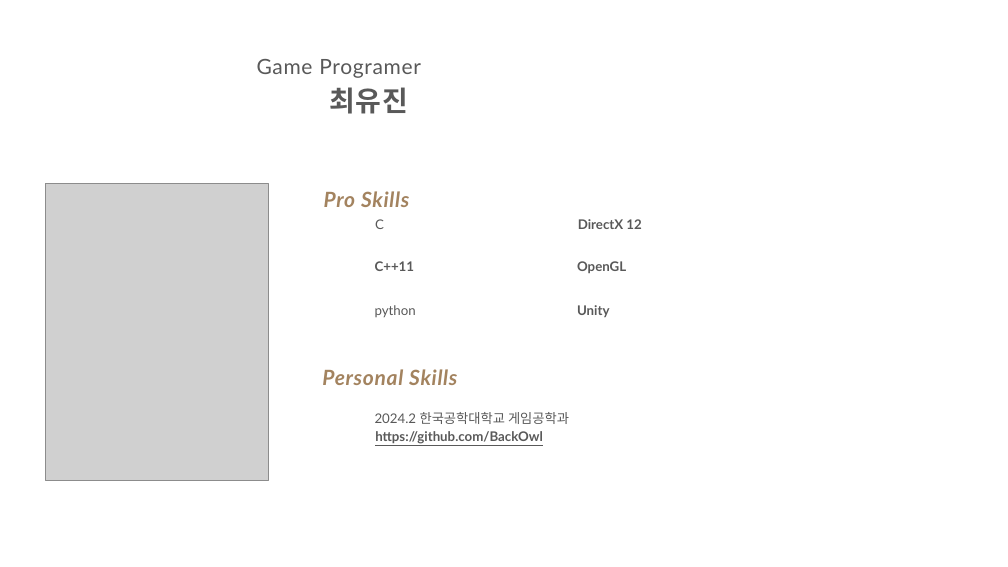
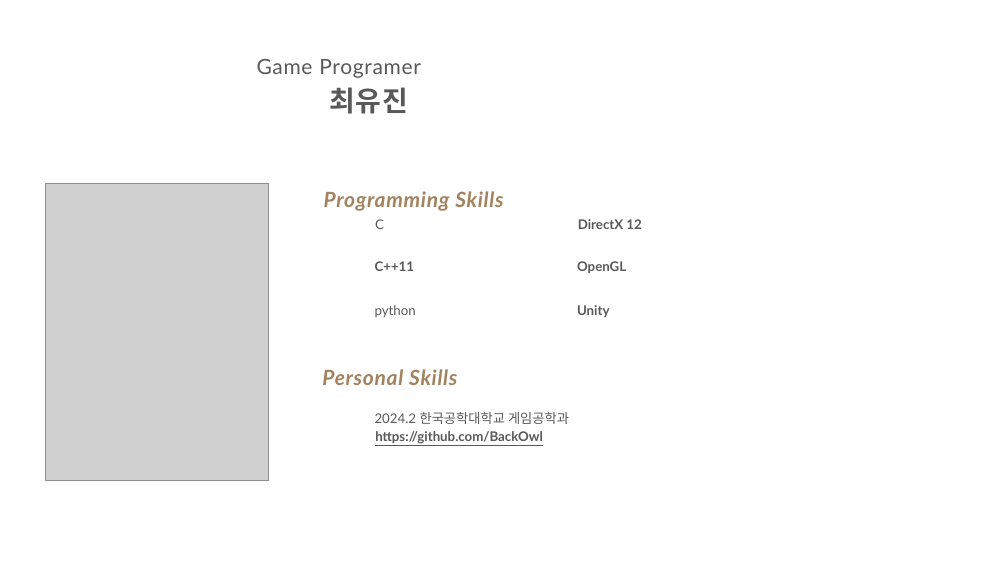
Before and after one commit to Leesiw/StarGiant, a slide deck: slide 2 of 포트폴리오/최유진 포트폴리오2.pptx. Drawn at 1008x567 pixels with LibreOffice and Linux fonts; fonts in the diff are those of the drawing; grey boxes stand for pictures; background and template pictures are left out. Boxes give left, top, right and bottom in pixels: in the first picture for what was removed or moved away, otherwise in the second. Text is boxed around its words. In the diff, an @@ line names an element or a change of style, - is before the commit and + after.

```diff
--- a/포트폴리오/최유진 포트폴리오2.pptx
+++ b/포트폴리오/최유진 포트폴리오2.pptx
@@ text at (324,191,503,211): text changed @@
-Pro Skills
+Programming Skills
```
Also in this commit, not shown: 5 other slides changed, 1 other file.
